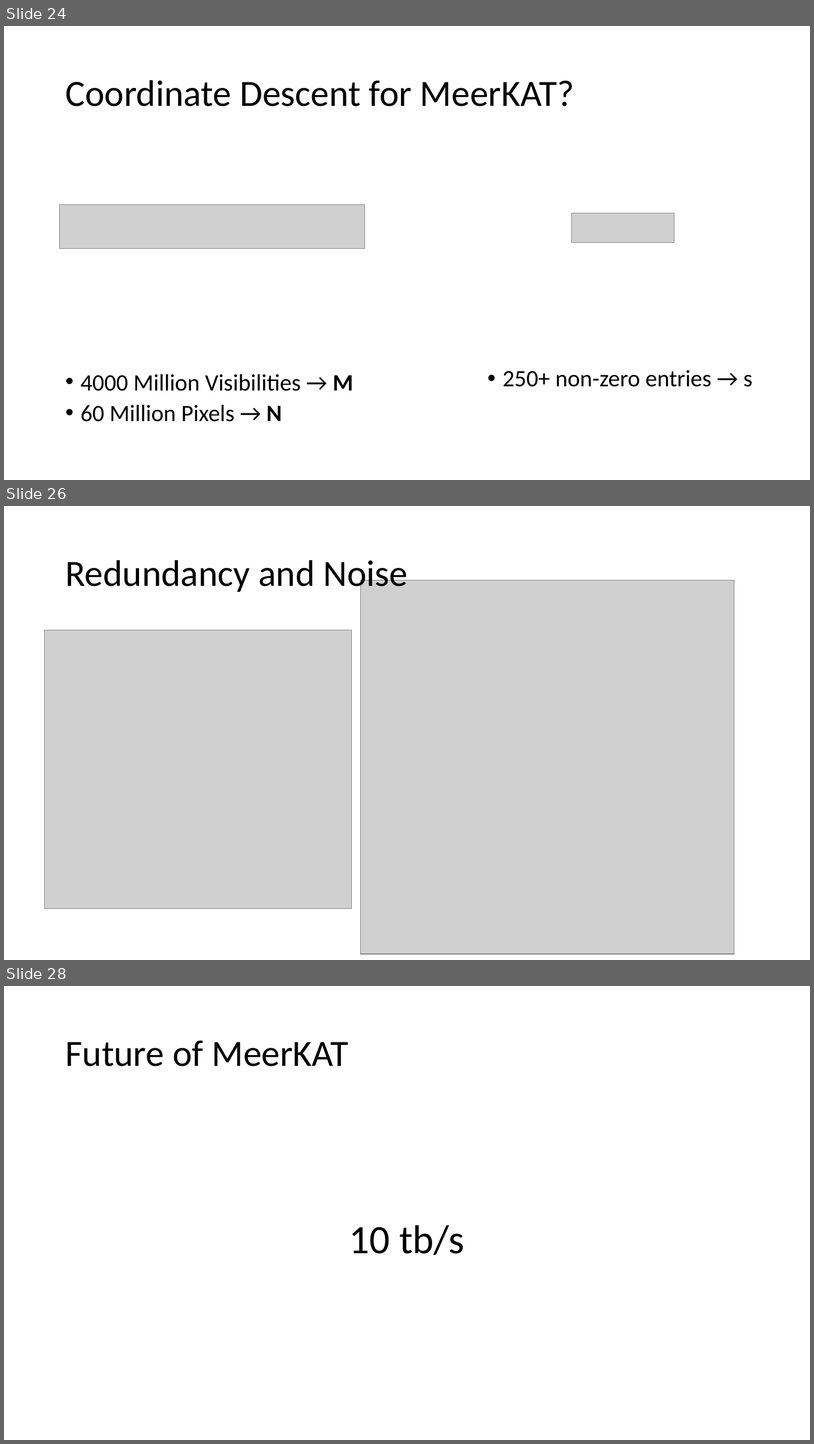
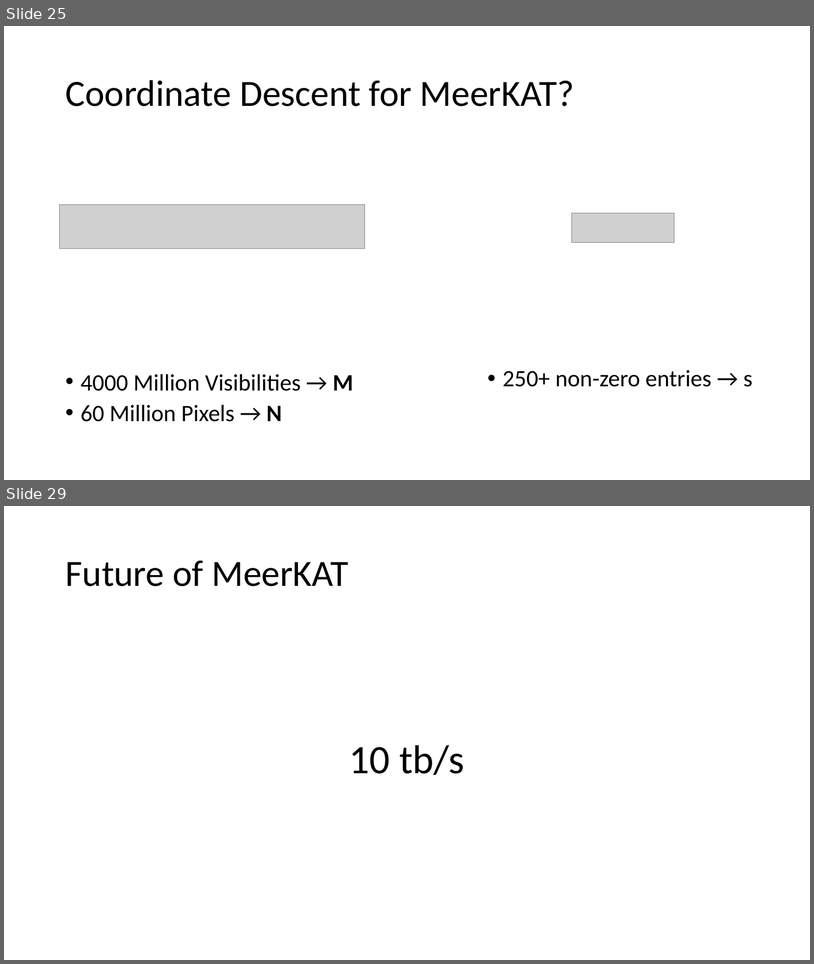
Before and after one commit to lord-blueberry/p8-doc, a slide deck: pp8.pptx. Shown one above the other, each under a label of ours: slides 24, 26 and 28 before the commit, slides 25 and 29 after it; the slides between them are not shown. The pictures are 814x1444 and 814x964 pixels, drawn with LibreOffice and Linux fonts; fonts in the diff are those of the drawing; grey boxes stand for pictures. Boxes give left, top, right and bottom in pixels: in the first picture for what was removed or moved away, otherwise in the second. Text is boxed around its words. In the diff, an @@ line names an element or a change of style, - is before the commit and + after.

```diff
--- a/pp8.pptx
+++ b/pp8.pptx
@@ slide 26 removed at (4,506,810,960), background #FFFFFF @@
@@ title removed at (65,560,408,595) @@
-Redundancy and Noise
@@ picture removed at (361,580,735,954) @@
@@ picture removed at (45,630,352,909) @@
@@ what was slide 24 is now slide 25 @@
@@ what was slide 28 is now slide 29 @@
```
Also in this commit, not shown: 9 slides changed, 2 slides added.
